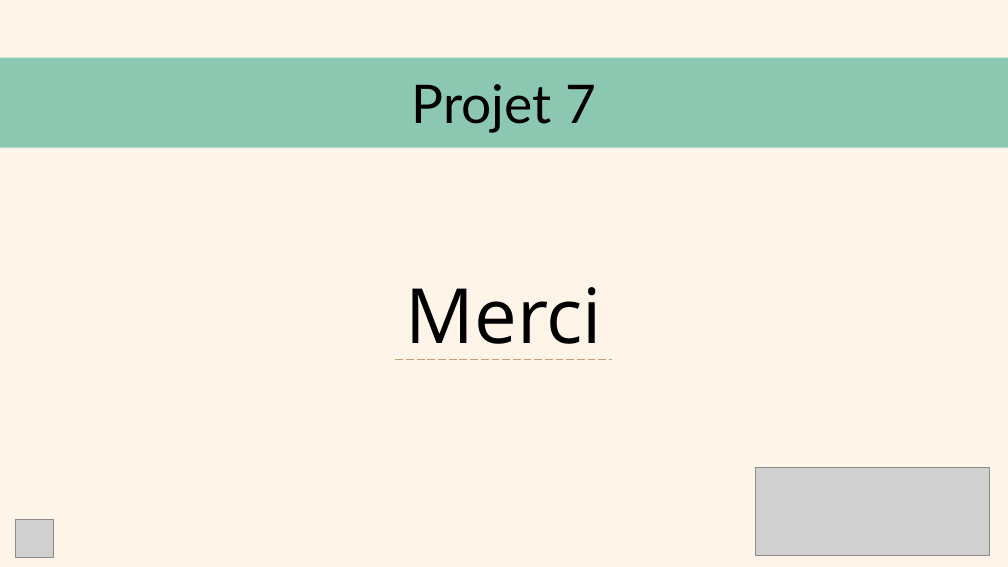
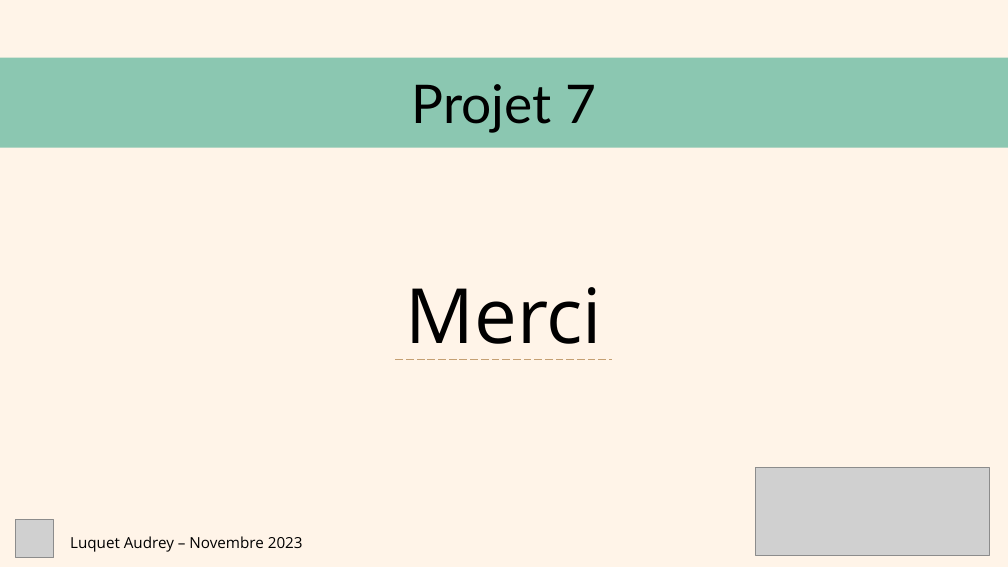
Before and after one commit to AudreyYuedra/MenuMaker-Qwenta_OC_P7, a slide deck: slide 11 of PPT Trello_Kanban.odp (slide 8 before the commit). Drawn at 1008x567 pixels with LibreOffice and Linux fonts; fonts in the diff are those of the drawing; grey boxes stand for pictures. Boxes give left, top, right and bottom in pixels: in the first picture for what was removed or moved away, otherwise in the second. Text is boxed around its words. In the diff, an @@ line names an element or a change of style, - is before the commit and + after.

```diff
--- a/PPT Trello_Kanban.odp
+++ b/PPT Trello_Kanban.odp
@@ text added at <box>70,536,303,552</box>, 12 pt, text #000000 @@
+Luquet Audrey – Novembre 2023
```
Also in this commit, not shown: 5 other slides changed, 5 slides added, 2 slides removed, 1 other file.
